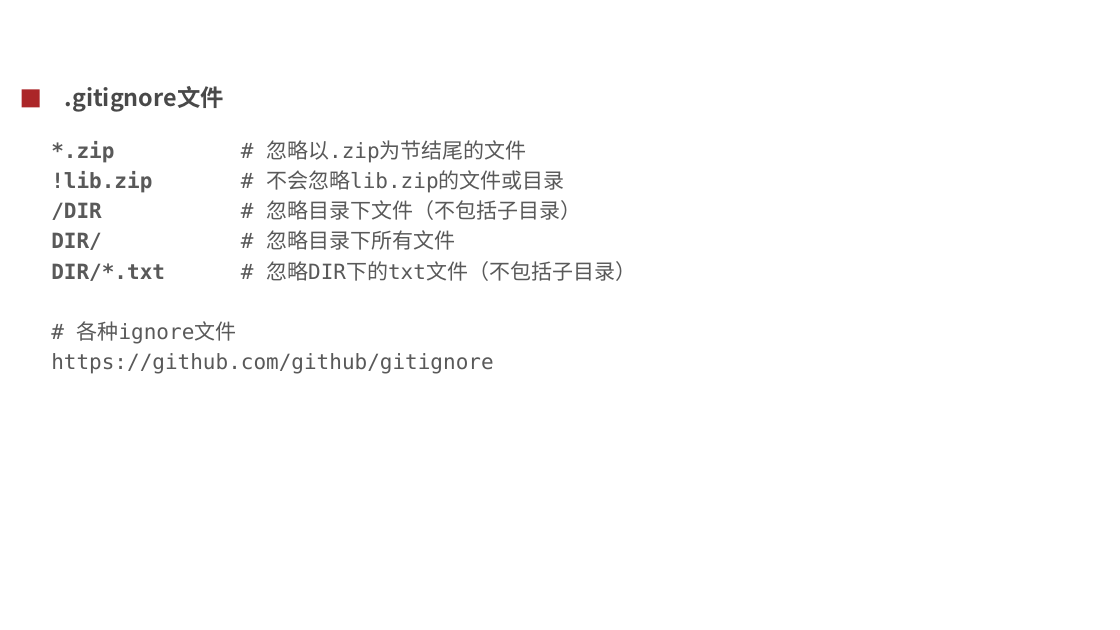
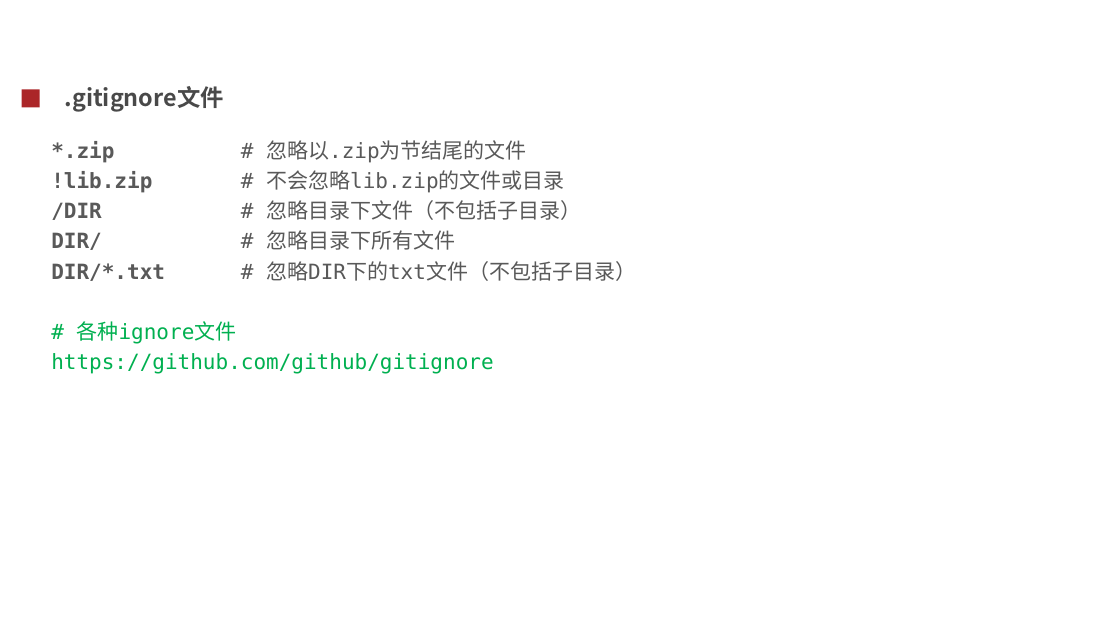
Before and after one commit to cash2one/note-1, a slide deck: slide 7 of toolbox/git使用.ppt. Drawn at 1120x630 pixels with LibreOffice and Linux fonts; fonts in the diff are those of the drawing; background and template pictures are left out. Boxes give left, top, right and bottom in pixels: in the first picture for what was removed or moved away, otherwise in the second. Text is boxed around its words. In the diff, an @@ line names an element or a change of style, - is before the commit and + after.

```diff
--- a/toolbox/git使用.ppt
+++ b/toolbox/git使用.ppt
@@ text at box(51, 321, 493, 374): text colour #595959 to #00B050 in "# 各种ignore文件", "https://github.com/github/gitignore" @@
```
Also in this commit, not shown: 4 other slides changed.
